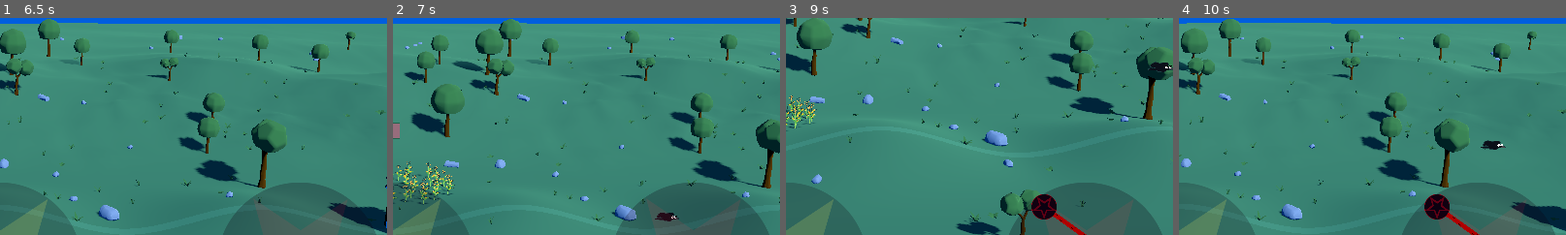
Above: before the commit, frames 1-4 (left to right).
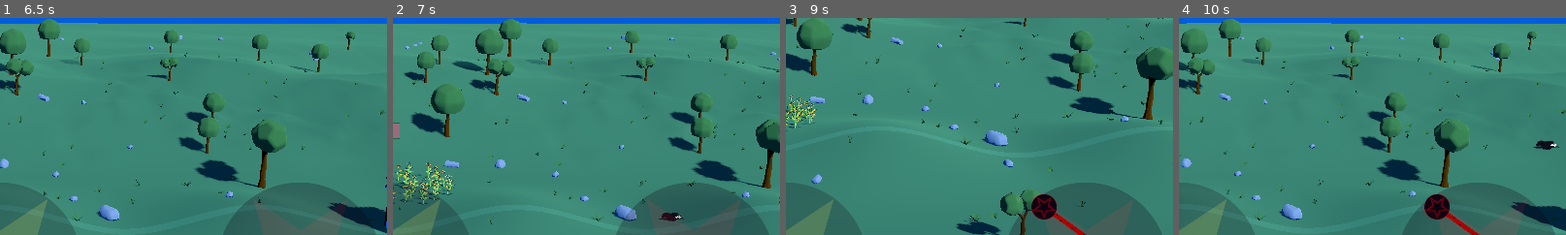
Above: after the commit, the same moments.

Repository: gpergrossi/ludum-dare-55
Game: Godot game, scene res://Scenes/IntroSequence/IntroSequence.tscn
The game is run twice, just before and just after one commit, with the same random seed, the same clock (stepped at 60 frames per second) and the same inputs.
Inputs (mouse positions are % of the whole screen's width and height, from its top left):
- Up to frame 1 (6.5 s): click (50, 89) at 0.5 s; click (92, 85) at 1.25 s; tap Enter at 2 s; move the mouse to (72, 45) at 2.02 s; hold Right (move_right) 2.03-2.78 s; tap Mouse wheel up (zoom_in) at 2.1 s; click (72, 45) at 2.17 s; move the mouse to (30, 55) at 2.77 s; hold Down (move_down) 2.78-3.53 s; tap Mouse wheel down (zoom_out) at 2.85 s; tap Space at 3.5 s; move the mouse to (60, 28) at 3.52 s; hold Right (move_right) 3.53-4.25 s; tap 1 at 3.6 s; click "Play as Azra" at 4.25 s; move the mouse to (45, 70) at 5.02 s; hold Up (move_up) 5.03-5.78 s; tap 2 at 5.1 s; click (45, 70) at 5.17 s; move the mouse to (80, 65) at 5.77 s; hold Left (move_left) from 5.78 s (still down); tap 3 at 5.85 s
- Up to frame 2 (7 s): keep holding Left (move_left); move the mouse to (20, 35) at 6.52 s; tap 4 at 6.6 s
- Up to frame 3 (9 s): move the mouse to (55, 50) at 7.27 s; release Left (move_left) at 7.28 s; hold Down (move_down) 7.28-8.03 s; hold Shift 7.28-8.03 s; click (55, 50) at 7.42 s; move the mouse to (35, 25) at 8.02 s; hold Right (move_right) 8.03-8.78 s; tap Mouse wheel up (zoom_in) at 8.1 s; move the mouse to (72, 45) at 8.77 s; hold Up (move_up) from 8.78 s (still down); tap Mouse wheel down (zoom_out) at 8.85 s
- Up to frame 4 (10 s): move the mouse to (30, 55) at 9.52 s; release Up (move_up) at 9.53 s; hold Right (move_right) from 9.53 s (still down); tap 1 at 9.6 s; click (30, 55) at 9.67 s
The pictures show only the part of the screen within x 50-100%, y 24-74%; the shares and areas given below are measured in that part.

Frame 1 is identical in both runs. In frame 2, 0.1% of the frame differs, in the area x 67-76%, y 89-94%; in frame 3, 0.2%; in frame 4, 0.4%, in the area x 77-99%, y 56-61%.

Commit message:
Adjust Crow movements, bugfix: indiosyncratic speeds were being ignored.

Diff:
--- a/Code/Scripts/Units/unit_flying_bomber.gd
+++ b/Code/Scripts/Units/unit_flying_bomber.gd
@@ -5,19 +5,18 @@
 
 @export_category("Just Bird Things")
 @export var flapHeightMin := 8.0
-@export var flapHeightMax := 30.0
+@export var flapHeightMax := 35.0
 
 @export var flapMagnitudeMin := 6.0
-@export var flapMagnitudeMax := 17.0
+@export var flapMagnitudeMax := 25.0
 
 @export var moveSpeedMin := 6.0
-@export var moveSpeedMax := 17.0
+@export var moveSpeedMax := 25.0
 
 @export var patrolRange = 0.9; # Cover the central 90% of the field
 
 var flapHeight : float
 var flapMagnitude : float
-var moveSpeed : float
 
 func _ready() -> void:
 	selectIdiosyncracies();
@@ -42,7 +41,7 @@
 func selectIdiosyncracies():
 	flapHeight = randomWeightMid(flapHeightMin, flapHeightMax);
 	flapMagnitude = randomWeightMid(flapMagnitudeMin, flapMagnitudeMax);
-	moveSpeed = randomWeightMid(moveSpeedMin, moveSpeedMax);
+	top_speed = randomWeightMid(moveSpeedMin, moveSpeedMax);
 
 
 func randomWeightMid(min : float, max : float, weighting := 2):
